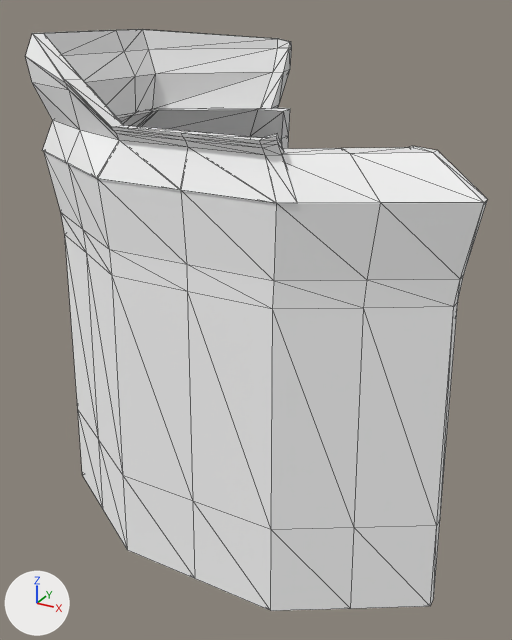
One commit to the OBJ model Models/person_male_cape.obj: the scene before it, then after it.
Rendered twice from a camera (50 mm lens) standing at (0.404, -0.754, 0.826) and looking at (-0.014, 0.006, 0.446). Lighting does not change. The marker at lower left points along +X, +Y and +Z. The picture after the commit comes second. Mesh edges are drawn as thin lines. Where no turn or scale is listed for an object, it has been applied to the vertices.

Names of what the first picture shows: 'person_male_cape'.
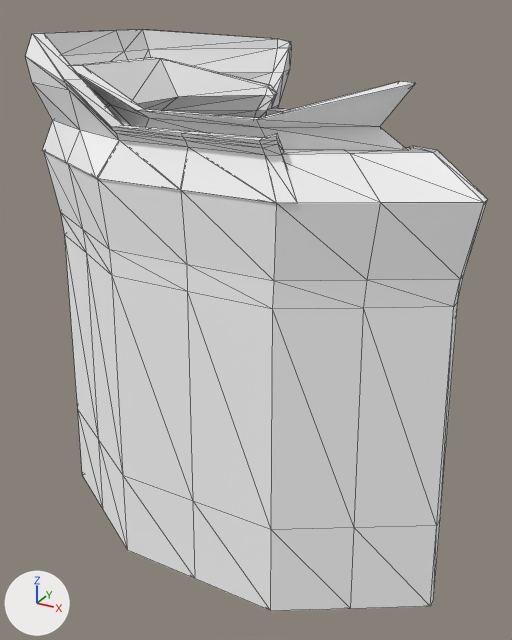
Changed parts and their boxes (x1, y1, x2, y2) in the pictures (512 x 640 px):
part 1 of me_person_male_cape, added
    after: (71, 57, 416, 151)

The change, as a list of edits to the scene's bpy script:
```text
Change me_person_male_cape:
    used by ob_person_male_cape; location = (0.0, 0.0, 0.0)
    remove me_person_male_cape.from_pydata(...)  # 274 vertices, 536 faces; spans x -0.278..0.276, y -0.18..0.239, z 0.16..0.8
    add me_person_male_cape.from_pydata(...)  # 330 vertices, 644 faces; spans x -0.278..0.276, y -0.18..0.239, z 0.16..0.8
    me_person_male_cape part 1: a new loose piece of 56 vertices spanning x -0.231..0.217, y -0.149..0.162, z 0.68..0.765
```
